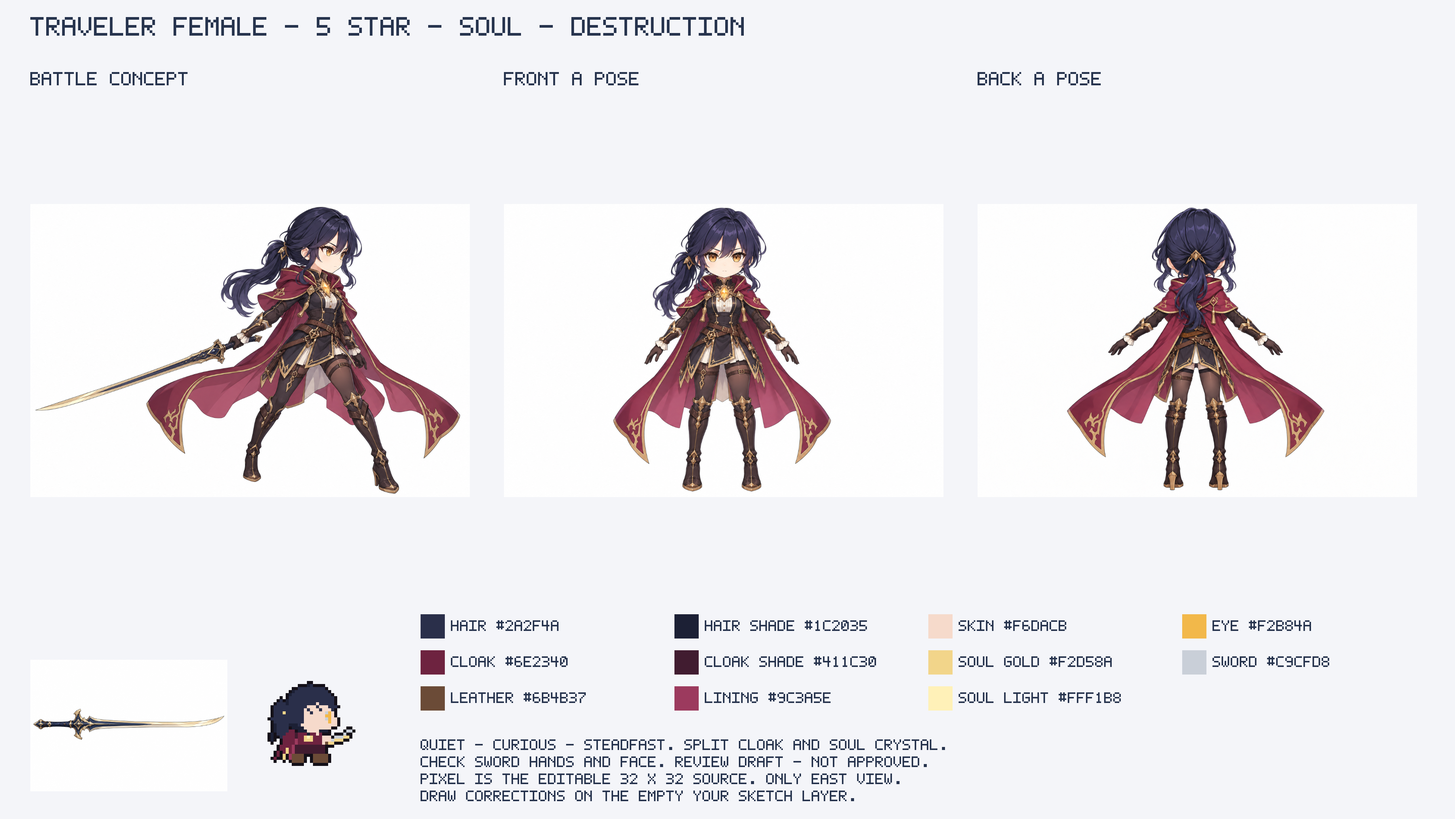
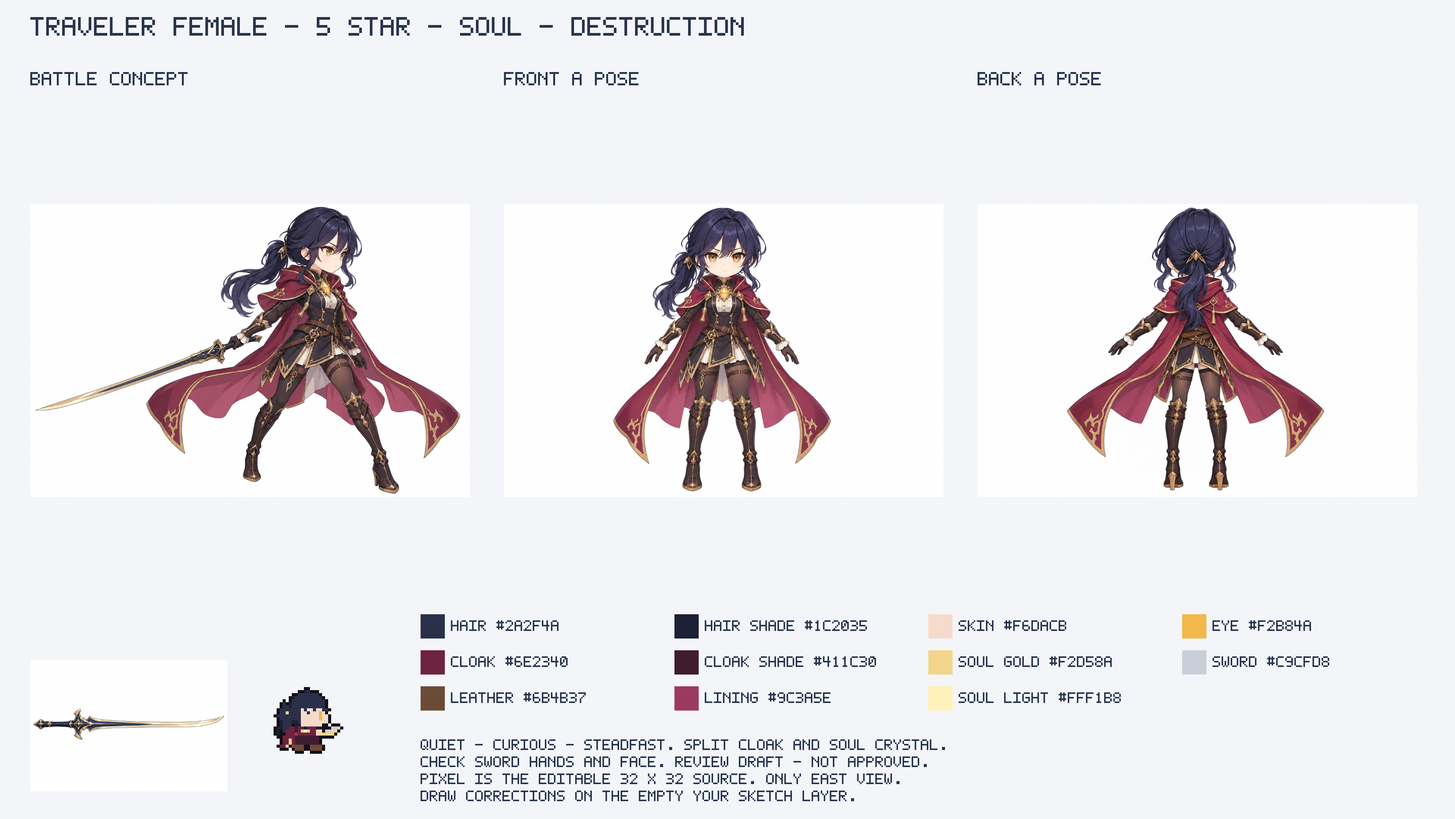
Comparing the layer stacks of the two 1455x819 images. Changes:
painted on "map_pixel" over [267, 680, 356, 766]
